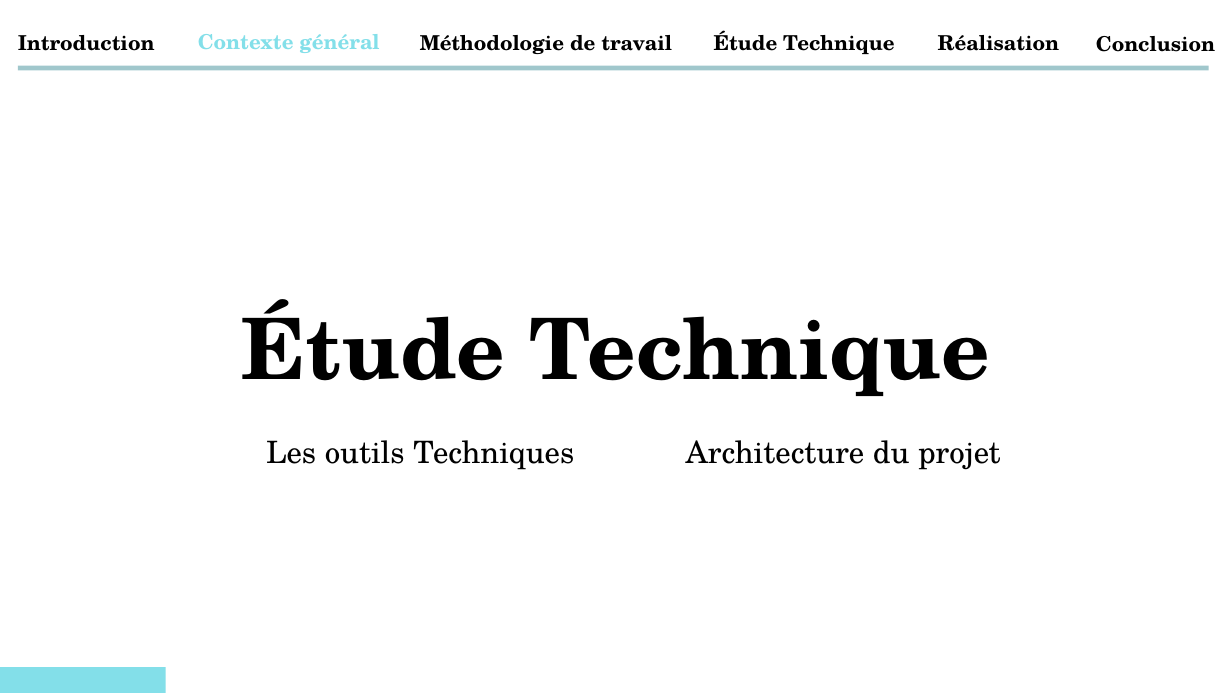
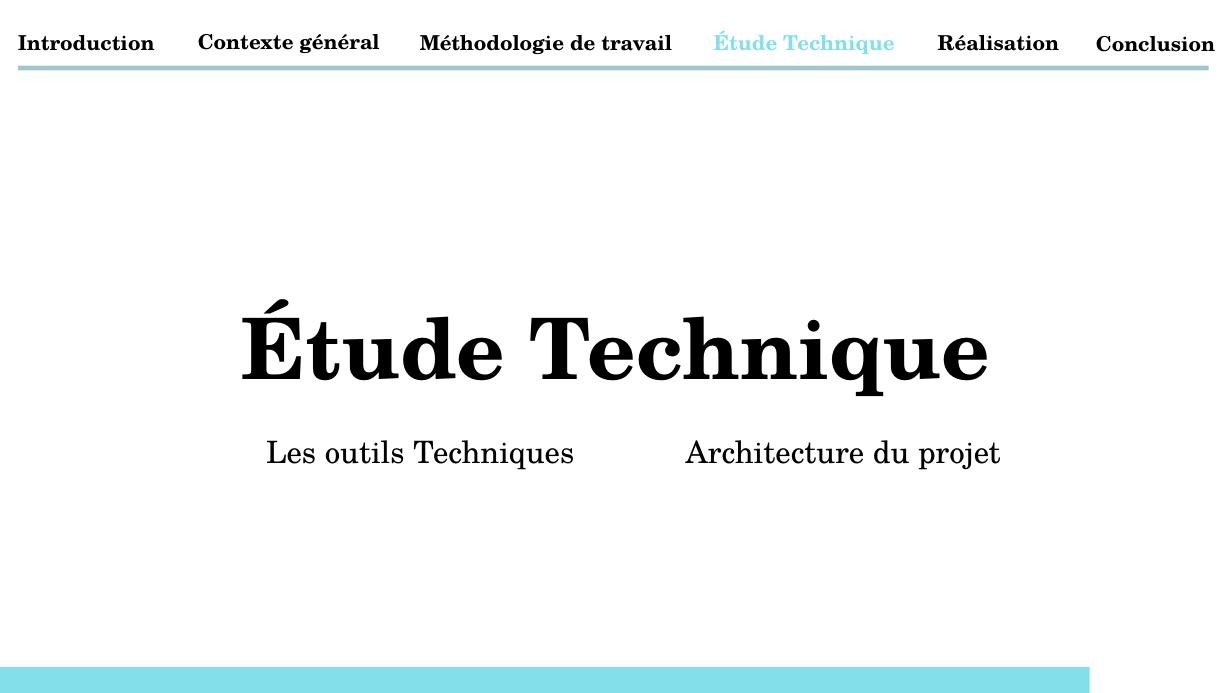
Before and after one commit to abdessamadtanafaat/AdminDashboard, a slide deck: slide 28 of PRESENTATION PFA/Presentatin PFA .pptx (slide 17 before the commit). Drawn at 1232x693 pixels with LibreOffice and Linux fonts; fonts in the diff are those of the drawing. Boxes give left, top, right and bottom in pixels: in the first picture for what was removed or moved away, otherwise in the second. Text is boxed around its words. In the diff, an @@ line names an element or a change of style, - is before the commit and + after.

```diff
--- a/PRESENTATION PFA/Presentatin PFA .pptx
+++ b/PRESENTATION PFA/Presentatin PFA .pptx
@@ text "Contexte général" at [198,34,379,53]: text colour #83DFE9 to #000000 @@
@@ text "Étude Technique" at [714,31,894,54]: text colour #000000 to #83DFE9 @@
@@ rectangle added at [0,666,1090,693], fill #83DFE9 @@
```
Also in this commit, not shown: 24 other slides changed, 13 slides added.
